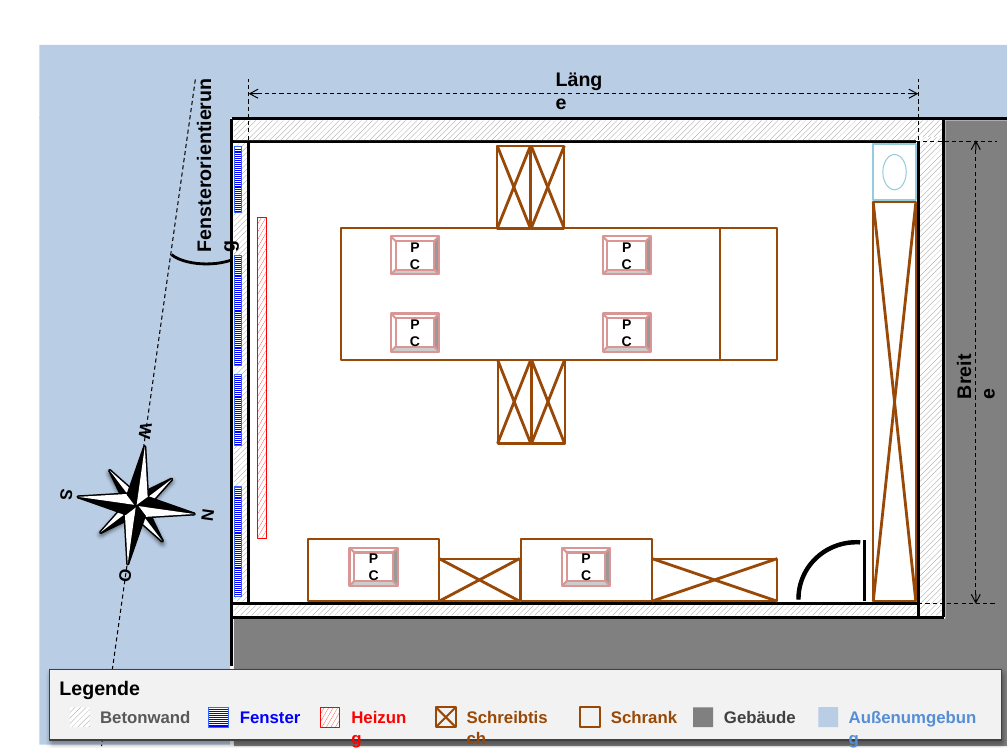
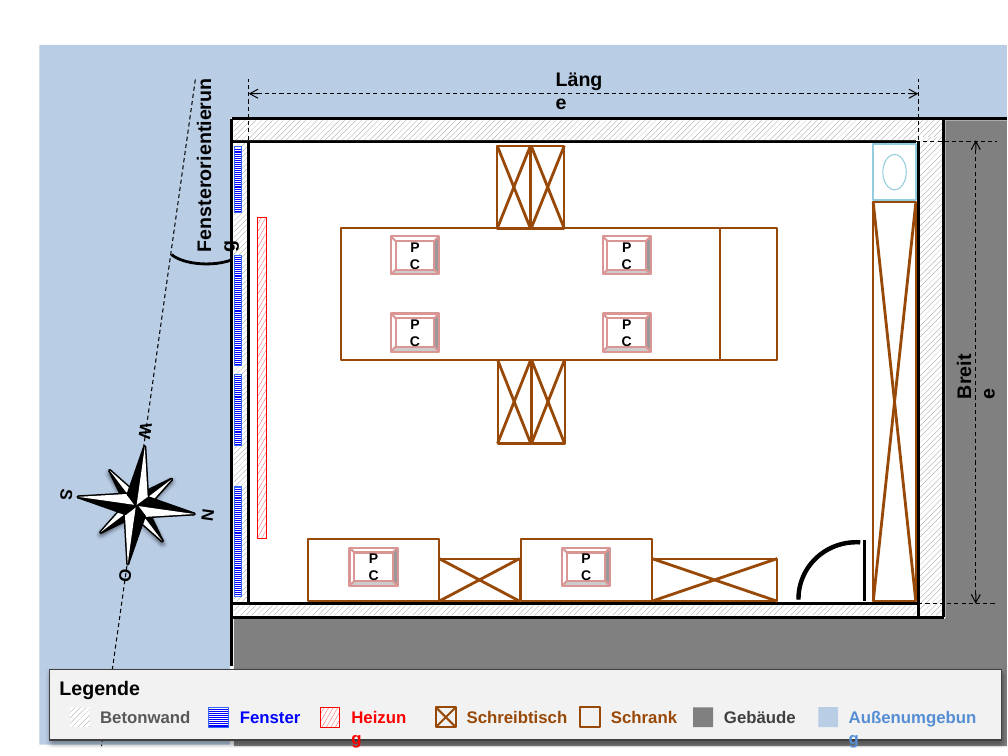
Before and after one commit to mada1019/t, a slide deck: slide 6 of docs/abbildungen/20150102_EG_Grundriss.pptx. Drawn at 1008x756 pixels with LibreOffice and Linux fonts; fonts in the diff are those of the drawing. Boxes give left, top, right and bottom in pixels: in the first picture for what was removed or moved away, otherwise in the second. Text is boxed around its words. In the diff, an @@ line names an element or a change of style, - is before the commit and + after.

```diff
--- a/docs/abbildungen/20150102_EG_Grundriss.pptx
+++ b/docs/abbildungen/20150102_EG_Grundriss.pptx
@@ text "Schreibtisch" rewrapped from (457,703,566,733) to (467,711,568,723) @@
```
Also in this commit, not shown: 18 other files.
